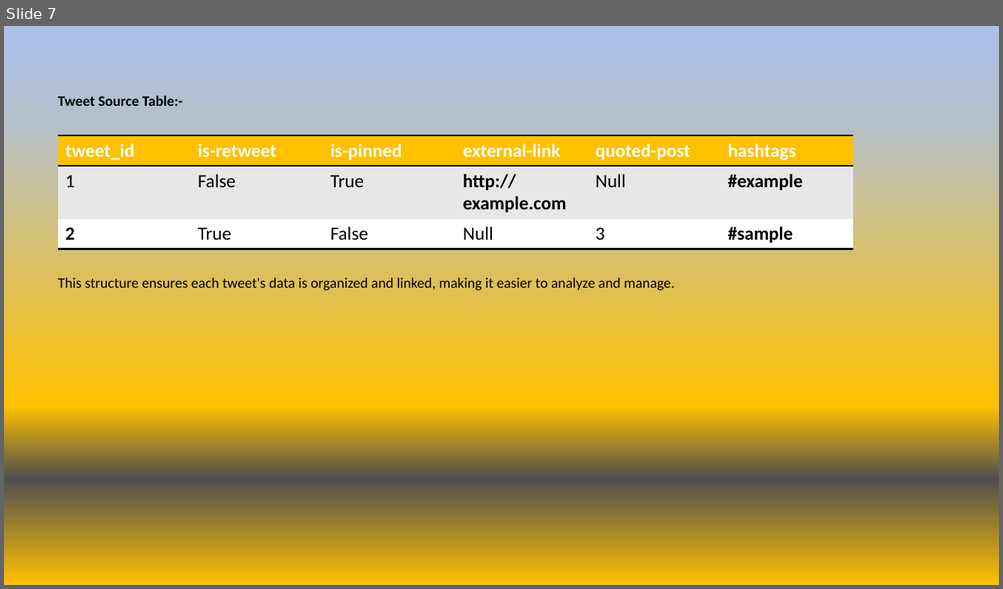
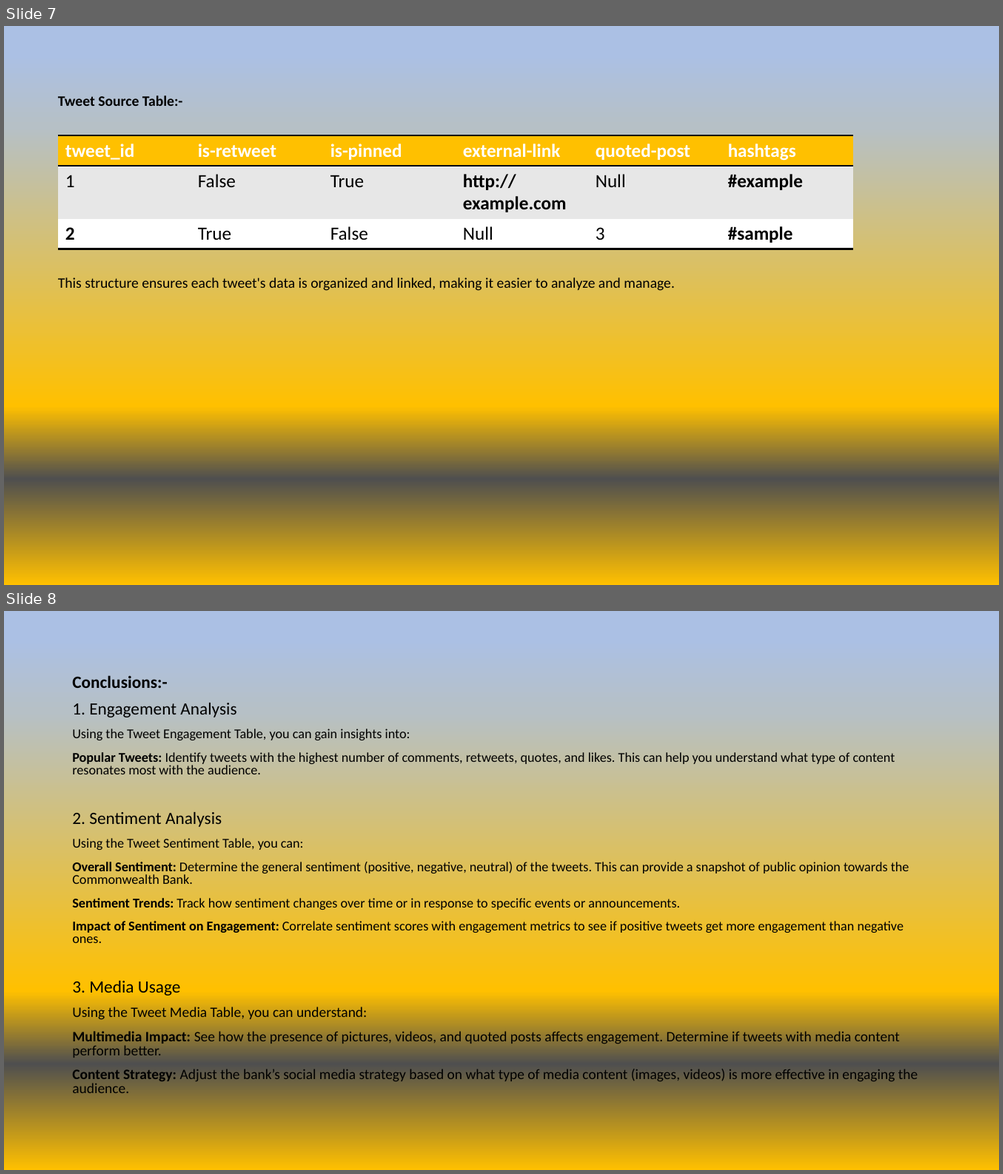
Before and after one commit to Bunnydavid27/Commonwealth_bank_sentiment_analy, a slide deck: Twitter_data_Database_Design.pptx. Shown one above the other, each under a label of ours: slide 7 before the commit, slides 7 and 8 after it. The pictures are 1003x589 and 1003x1174 pixels, drawn with LibreOffice and Linux fonts; fonts in the diff are those of the drawing. Boxes give left, top, right and bottom in pixels: in the first picture for what was removed or moved away, otherwise in the second. Text is boxed around its words. In the diff, an @@ line names an element or a change of style, - is before the commit and + after.

Commit message:
updated

```diff
--- a/Twitter_data_Database_Design.pptx
+++ b/Twitter_data_Database_Design.pptx
@@ slide 8 added at (x1=4, y1=611, x2=999, y2=1170), background gradient #ABC0E4 to #B6C0C6 to #FFC000 to #4F4F4F @@
@@ text added at (x1=72, y1=675, x2=917, y2=1093), 12.9 pt, text #000000 @@
+Conclusions:-
+1. Engagement Analysis
+Using the Tweet Engagement Table, you can gain insights into:
+Popular Tweets: Identify tweets with the highest number of comments, retweets, quotes, and likes. This can help you understand what type of content resonates most with the audience.
+2. Sentiment Analysis
+Using the Tweet Sentiment Table, you can:
+Overall Sentiment: Determine the general sentiment (positive, negative, neutral) of the tweets. This can provide a snapshot of public opinion towards the Commonwealth Bank.
+Sentiment Trends: Track how sentiment changes over time or in response to specific events or announcements.
+Impact of Sentiment on Engagement: Correlate sentiment scores with engagement metrics to see if positive tweets get more engagement than negative ones.
+3. Media Usage
+Using the Tweet Media Table, you can understand:
+Multimedia Impact: See how the presence of pictures, videos, and quoted posts affects engagement. Determine if tweets with media content perform better.
+Content Strategy: Adjust the bank’s social media strategy based on what type of media content (images, videos) is more effective in engaging the audience.
```
Also in this commit, not shown: 1 other slide added.
